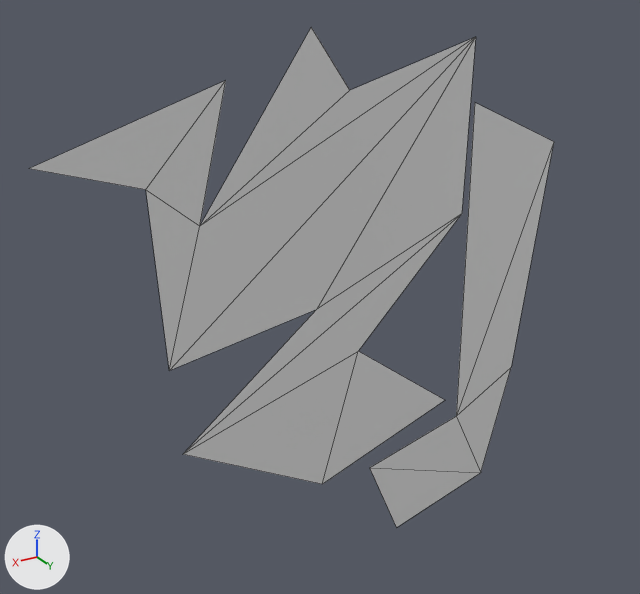
Two versions of the glTF model assets/Triangle.gltf, one commit apart.
Camera for both pictures: a 50 mm camera at (1.47, 2.24, 1.2) aimed at (0.2, 0.13, 0.14). The axes (+X, +Y, +Z) are drawn at lower left. The lights are the same throughout. Mesh edges are drawn as thin lines. Vertices at the same position are counted once.

The scene before the commit, as lines of its bpy script (objects in view):
```python
me_triangle = bpy.data.meshes.new('Triangle')
me_triangle.from_pydata(...)  # 14 vertices, 12 faces; spans x -0.45..0.98, y 0.0, z -0.64..0.91
me_triangle.materials.append(mat_material)  # white #e7e7e7
me_triangle_001 = bpy.data.meshes.new('Triangle.001')
me_triangle_001.from_pydata([(-0.84, 0.0, 0.46), (-0.46, 0.0, 0.64), (-0.22, 0.0, -0.96), (-0.08, 0.0, -0.64), (-0.48, 0.0, -0.55), (-0.62, 0.0, -0.85), (-0.74, 0.0, -0.41)], [], [(5, 4, 3), (0, 1, 4), (0, 4, 6), (3, 2, 5), (6, 4, 5)])
me_triangle_001.materials.append(mat_material)  # white #e7e7e7
ob_object = bpy.data.objects.new('Object', me_triangle)
ob_object.location = (0.0, 0.0, 0.0)
ob_object_001 = bpy.data.objects.new('Object.001', me_triangle_001)
ob_object_001.location = (0.0, 0.0, 0.0)
```
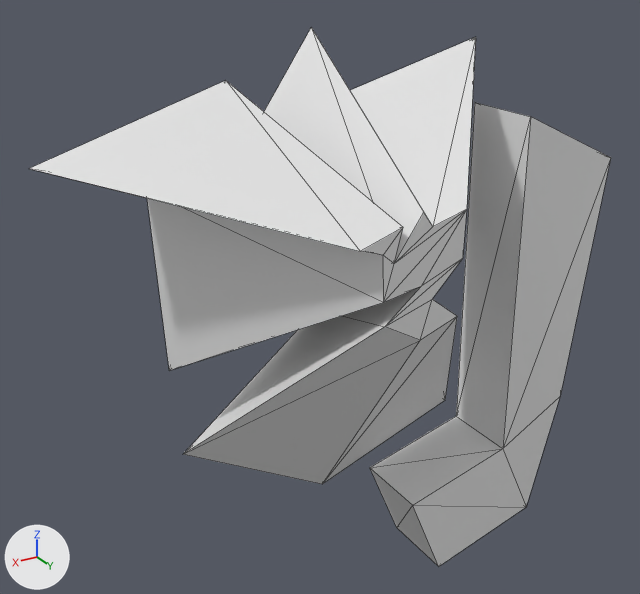
Boxes (x1, y1, x2, y2) around the edits, measured in the pictures (640 x 594 px):
'Object.001', reshaped (31% wider, 9% taller)
    before: (370, 103, 554, 527)
    after: (370, 103, 611, 567)
part 1 of me_triangle, built on
    after: (29, 27, 476, 484)
part 2 of me_triangle_001, built on
    after: (370, 103, 611, 567)

The change, as a diff of the scene's bpy script:
```diff
--- a/assets/Triangle.gltf.py
+++ b/assets/Triangle.gltf.py
@@ me_triangle @@
 # used by ob_object; location = (0.0, 0.0, 0.0)
-me_triangle.from_pydata(...)  # 14 vertices, 12 faces; spans x -0.45..0.98, y 0.0, z -0.64..0.91
+me_triangle.from_pydata(...)  # 28 vertices, 52 faces; spans x -0.45..0.98, y 0.0..0.58, z -0.64..0.91
+# me_triangle part 1
+# 12 faces are deleted
+# 14 vertices are added at x 0.05..0.37, y 0.58, z 0.18..0.53
+# 52 new faces join them
 me_triangle.materials.append(mat_material)
@@ me_triangle_001 @@
 # used by ob_object_001; location = (0.0, 0.0, 0.0)
-me_triangle_001.from_pydata(...)  # 7 vertices, 5 faces; spans x -0.84..-0.08, y 0.0, z -0.96..0.64
+me_triangle_001.from_pydata(...)  # 14 vertices, 24 faces; spans x -0.84..-0.08, y 0.0..0.26, z -0.96..0.64
+# me_triangle_001 part 2
+# 5 faces are deleted
+# 7 new vertices lie (0.0, 0.26, 0.0) away from vertices in x -0.84..-0.08, y 0.0, z -0.96..0.64
+# 24 new faces join them
 me_triangle_001.materials.append(mat_material)
```
